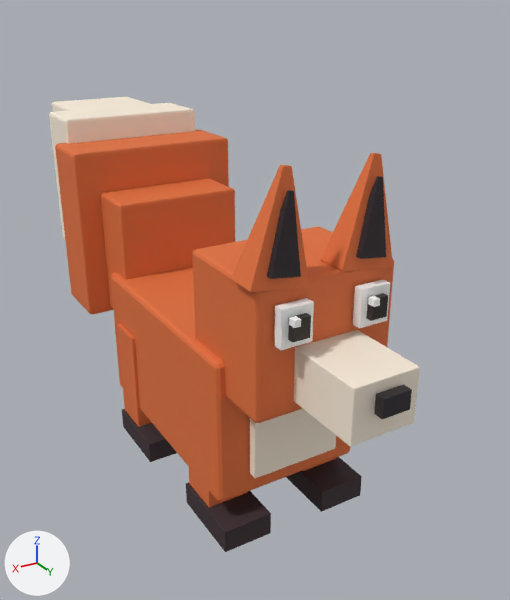
The glTF model public/models/pets/fox.glb: old version first, new version second.
One viewpoint serves both versions: a 50 mm lens placed at (0.88, 1.61, 1.3), pointed at (-0.11, -0.03, 0.48). The axes (+X, +Y, +Z) are drawn at lower left. The lights are the same throughout. The first picture is the older version. Where no turn or scale is listed for an object, it has been applied to the vertices. Vertices at exactly the same position are counted once.

The older version as bpy lines, for what is in view:
```python
ob_body = bpy.data.objects.new('body', me_body)
ob_body.location = (0.0, 0.0, 0.255)
ob_ear_l = bpy.data.objects.new('ear.L', me_ear_l)
ob_ear_l.location = (0.116, 0.426, 0.843)
ob_ear_r = bpy.data.objects.new('ear.R', me_ear_r)
ob_ear_r.location = (-0.116, 0.426, 0.843)
ob_head = bpy.data.objects.new('head', me_head)
ob_head.location = (0.0, 0.276, 0.555)
ob_leg_fr = bpy.data.objects.new('leg.FR', me_leg_fr)
ob_leg_fr.location = (-0.15, 0.2, 0.255)
ob_tail = bpy.data.objects.new('tail', me_tail)
ob_tail.location = (0.0, -0.376, 0.555)
# also in view: 'leg.BL' at (0.16, -0.2, 0.19); 'leg.FL' at (0.15, 0.25, 0.19)
```
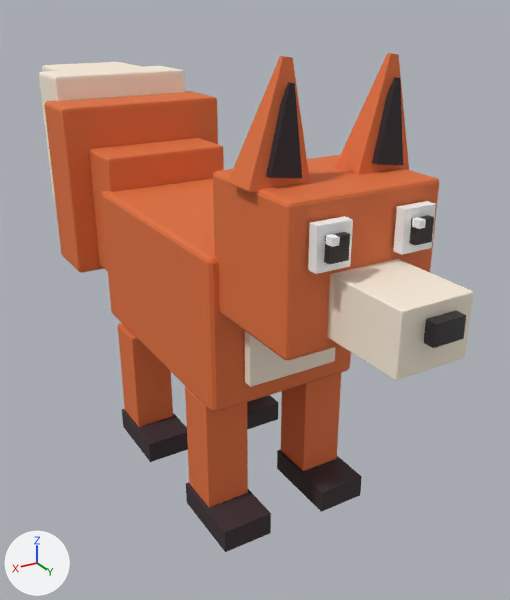
The newer file is also rescaled (x0.828) as a whole; pictures and numbers use the older file's frame.

Boxes [x1, y1, x2, y2] around the edits, measured in the pictures (510 x 600 px):
'head', moved: before [192, 226, 420, 446]; after [213, 155, 474, 380]
'body', moved: before [111, 266, 350, 501]; after [101, 178, 351, 412]
'tail', moved: before [49, 97, 235, 314]; after [39, 62, 224, 273]
'ear.L', moved: before [231, 165, 310, 292]; after [228, 56, 310, 192]
'ear.R', moved: before [320, 153, 393, 271]; after [335, 53, 409, 175]
'leg.FR', unchanged, uncovered by the edit: before [286, 457, 362, 512]; after [277, 373, 362, 512]

What the commit changed:
me_body is used by ob_body; location (0.0, 0.0, 0.255).
me_body had 80 vertices, 152 faces and spanned x -0.213..0.213, y -0.379..0.355, z -0.136..0.265.
me_body now has 80 vertices, 152 faces and spans x -0.213..0.213, y -0.401..0.333, z 0.117..0.518.
me_body part 1: the whole mesh is moved by (0.0, -0.022, 0.254).
me_ear_l is used by ob_ear_l; location (0.116, 0.426, 0.843).
me_ear_l had 44 vertices, 80 faces and spanned x -0.06..0.088, y -0.041..0.052, z -0.112..0.148.
me_ear_l now has 44 vertices, 80 faces and spans x -0.057..0.091, y -0.041..0.052, z 0.096..0.356.
me_ear_l part 2: the whole mesh is moved by (0.003, 0.0, 0.208).
me_ear_r is used by ob_ear_r; location (-0.116, 0.426, 0.843).
me_ear_r had 44 vertices, 80 faces and spanned x -0.06..0.088, y -0.041..0.052, z -0.112..0.148.
me_ear_r now has 44 vertices, 80 faces and spans x -0.088..0.06, y -0.041..0.052, z 0.091..0.351.
me_ear_r part 3: the whole mesh is moved by (-0.028, 0.0, 0.203).
me_head is used by ob_head; location (0.0, 0.276, 0.555).
me_head had 168 vertices, 300 faces and spanned x -0.188..0.188, y -0.114..0.426, z -0.13..0.195.
me_head now has 168 vertices, 300 faces and spans x -0.188..0.188, y 0.0..0.541, z 0.08..0.405.
me_head part 4: the whole mesh is moved by (0.0, 0.114, 0.21).
me_tail is used by ob_tail; location (0.0, -0.376, 0.555).
me_tail had 224 vertices, 432 faces and spanned x -0.261..0.261, y -0.676..0.083, z -0.204..0.395.
me_tail now has 224 vertices, 432 faces and spans x -0.261..0.261, y -0.746..0.013, z -0.081..0.517.
me_tail part 5: the whole mesh is moved by (0.0, -0.071, 0.122).
